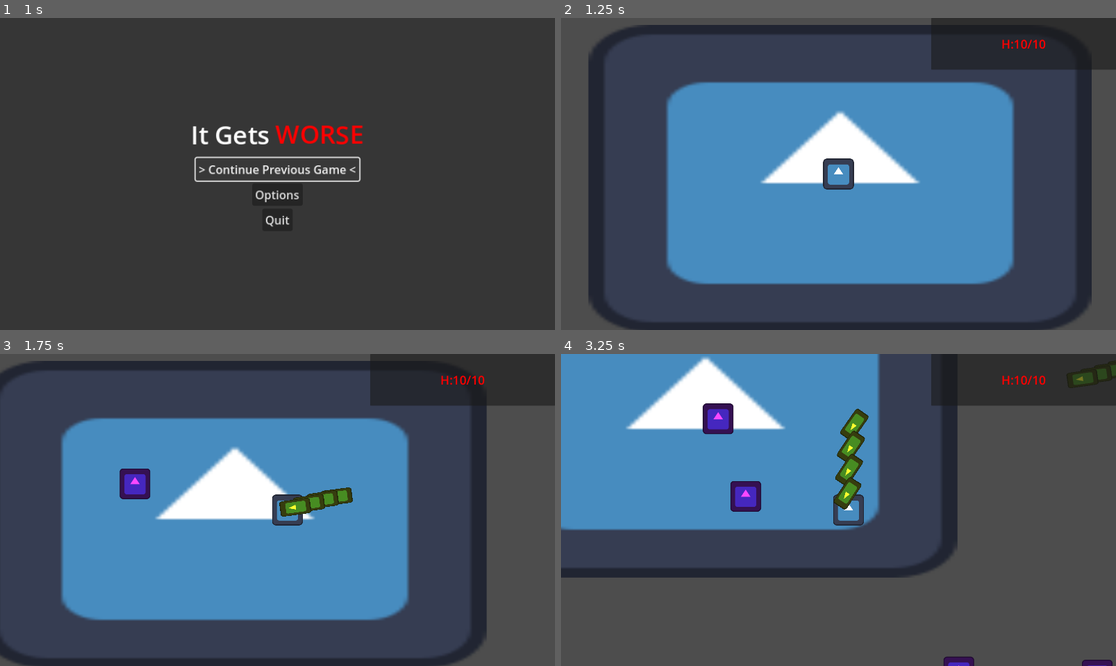
Above: before the commit, frames 1-4 (two rows, left to right).
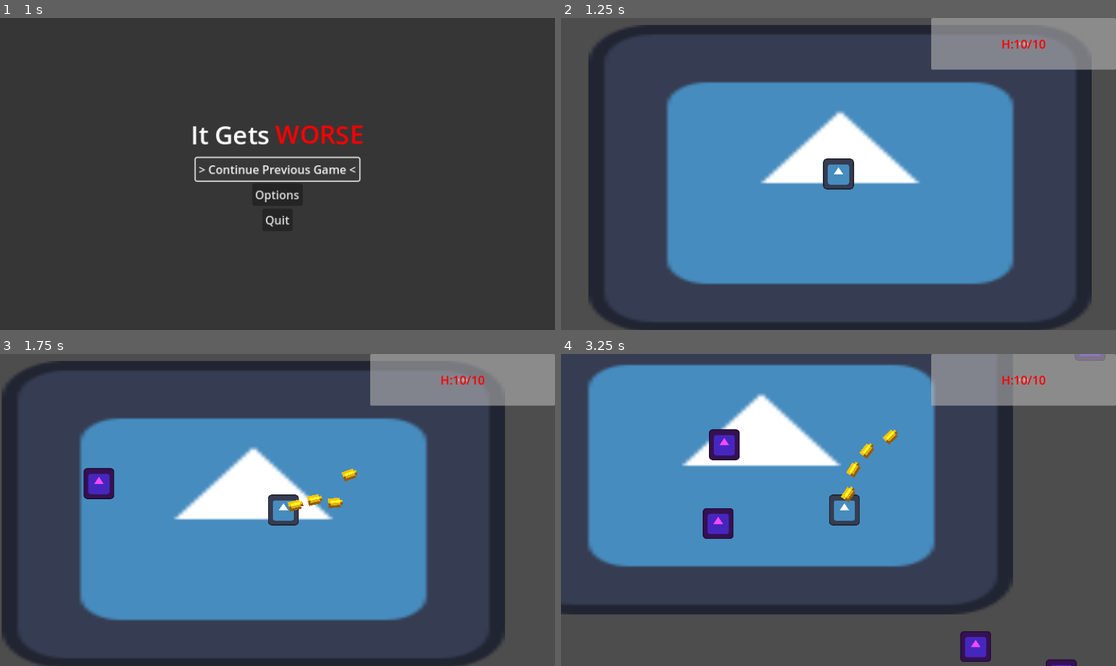
Above: after the commit, the same moments.

Repository: PixelSaver/it-gets-worse
Game: Godot game, scene res://UI/main_menu.tscn
The game is run twice, just before and just after one commit, with the same random seed, the same clock (stepped at 60 frames per second) and the same inputs. The engine's default icon, where the game draws it, is replaced by a stand-in: a white triangle on a blue panel in a dark square.
Inputs (mouse positions are in pixels of both pictures, inside the frame that each line leads up to):
- Up to frame 1 (1 s): click "> Continue Previous Game <" at 0.5 s
- Up to frame 2 (1.25 s): no input
- Up to frame 3 (1.75 s): tap Enter at 1.25 s; move the mouse to (399, 494) at 1.27 s; press the mouse at (399, 494) at 1.28 s; hold D (right) from 1.28 s (still down)
- Up to frame 4 (3.25 s): move the mouse to (727, 525) at 2.02 s; release D (right) at 2.03 s; release the mouse at (727, 525) at 2.03 s; hold S (down) 2.03-2.78 s; click (727, 525) at 2.1 s; move the mouse to (894, 441) at 2.77 s; press the mouse at (894, 441) at 2.78 s; hold D (right) from 2.78 s (still down)

Frame 1 is identical in both runs. In frame 2, 5.5% of the frame differs, in the area x 66-100%, y 0-17%; in frame 3, 22%; in frame 4, 41%, in the area x 0-100%, y 0-100%.

Commit message:
gave player acceleration based movement

Diff:
--- a/Scenes/bullet.tscn
+++ b/Scenes/bullet.tscn
@@ -1,11 +1,10 @@
 [gd_scene load_steps=4 format=3 uid="uid://5gsaf116psh6"]
 
 [ext_resource type="Script" uid="uid://cb6d0qpiftaia" path="res://Scripts/bullet.gd" id="1_oduel"]
-[ext_resource type="Texture2D" uid="uid://h5tjeu41up4j" path="res://Assets/icon.svg" id="2_ycag2"]
+[ext_resource type="Texture2D" uid="uid://crrmfqyto61s7" path="res://Assets/bullet/4x6bulletyellow.png" id="2_oduel"]
 
-[sub_resource type="CapsuleShape2D" id="CapsuleShape2D_oduel"]
-radius = 30.0
-height = 130.0
+[sub_resource type="RectangleShape2D" id="RectangleShape2D_ycag2"]
+size = Vector2(39.9998, 60.0001)
 
 [node name="Bullet" type="Area2D"]
 collision_layer = 0
@@ -14,13 +13,13 @@
 
 [node name="Sprite2D" type="Sprite2D" parent="."]
 modulate = Color(1, 1, 0.180392, 1)
-rotation = -1.5708
-scale = Vector2(0.5, 1)
-texture = ExtResource("2_ycag2")
+texture_filter = 1
+scale = Vector2(10, 10)
+texture = ExtResource("2_oduel")
 
 [node name="CollisionShape2D" type="CollisionShape2D" parent="."]
 rotation = -1.5708
-shape = SubResource("CapsuleShape2D_oduel")
+shape = SubResource("RectangleShape2D_ycag2")
 
 [connection signal="area_entered" from="." to="." method="_on_area_entered"]
 [connection signal="body_entered" from="." to="." method="_on_body_entered"]
--- a/Scenes/main.tscn
+++ b/Scenes/main.tscn
@@ -63,7 +63,7 @@
 collision_layer = 3
 collision_mask = 3
 health_component = NodePath("../HealthComponent")
-invulnerability_timer = 0.5
+invulnerability_timer = 2.0
 
 [node name="CollisionShape2D" type="CollisionShape2D" parent="Player/HitboxComponent"]
 shape = SubResource("CircleShape2D_ynf5e")
@@ -158,9 +158,13 @@
 size_flags_horizontal = 3
 size_flags_stretch_ratio = 2.0
 
-[node name="Panel" type="Panel" parent="UI/Control/HUD/HBoxContainer"]
+[node name="Panel" type="ProgressBar" parent="UI/Control/HUD/HBoxContainer"]
 layout_mode = 2
 size_flags_horizontal = 3
+size_flags_vertical = 1
+max_value = 10.0
+step = 1.0
+value = 10.0
 
 [node name="RichTextLabel" type="RichTextLabel" parent="UI/Control/HUD/HBoxContainer/Panel"]
 layout_mode = 1
@@ -186,7 +190,9 @@
 size_flags_vertical = 3
 
 [node name="DeathMenu" parent="UI" instance=ExtResource("9_ynf5e")]
+visible = false
 
 [node name="PauseMenu" parent="UI" instance=ExtResource("10_hptm8")]
+visible = false
 
 [connection signal="health_changed" from="Player/HealthComponent" to="UI" method="_on_health_component_health_changed"]
--- a/Scripts/Components/HitboxComponent.gd
+++ b/Scripts/Components/HitboxComponent.gd
@@ -7,19 +7,11 @@
 
 func damage(attack: Attack):
 	#TODO Fix player getting stuck but not getting attacked... refresh areas?
-	if invulnerable: return
 
-	if health_component:
+	if health_component and not invulnerable:
 		health_component.damage(attack)
-
+		invulnerable = true
 		if get_parent() is Player:
 			get_parent().velocity = (global_position - attack.atk_pos) * attack.knockback_str
-			await get_tree().create_timer(.2).timeout
-			# get_parent().velocity = (global_position - attack.atk_pos) * attack.knockback_str / 2
-		if invulnerability_timer > 0.0:
-			invulnerable = true
-			await get_tree().create_timer(invulnerability_timer).timeout
-			invulnerable = false
-func _process(delta: float) -> void:
-	if invulnerable:
-		print("invulnerable")
+		await get_tree().create_timer(invulnerability_timer).timeout
+		invulnerable = false
--- a/Scripts/enemy.gd
+++ b/Scripts/enemy.gd
@@ -19,7 +19,7 @@
 	var attack = Attack.new()
 	attack.atk_str = 1
 	attack.atk_pos = global_position
-	attack.knockback_str = 30
+	attack.knockback_str = 10
 	return attack
 
 func _on_hitbox_component_area_entered(area: Area2D) -> void:
--- a/Scripts/gun.gd
+++ b/Scripts/gun.gd
@@ -2,6 +2,8 @@
 class_name Gun
 
 @onready var bullet_scene = preload("res://Scenes/bullet.tscn")
+var spread : float = .3
+var recoil_str : float = 100
 var cooldown = .1
 var timer = 1000000
 
@@ -12,10 +14,13 @@
 	if timer < cooldown: return false
 
 	var curr_bullet : Bullet = bullet_scene.instantiate()
+	dir = (dir + Vector2.from_angle(randfn(dir.angle(), spread))).normalized()
 	curr_bullet.init(dir)
 	curr_bullet.bullet_speed = 1000
 	curr_bullet.global_position = self.global_position
 	Global.bullet_cont.add_child(curr_bullet)
+
+	get_parent().add_impulse((dir - global_position).normalized() * recoil_str )
 
 	for strategy in Global.player.bullet_upgrades:
 		strategy.apply_upgrade(curr_bullet)
--- a/Scripts/player.gd
+++ b/Scripts/player.gd
@@ -4,7 +4,10 @@
 # Components
 @onready var health_component : HealthComponent = $HealthComponent
 @onready var hitbox_component : HitboxComponent = $HitboxComponent
-var player_speed = 500
+var player_speed = 300
+var acceleration = 5000
+var friction : float = 400
+var force := Vector2.ZERO  # Accumulated forces
 # Gun stuff
 @onready var gun : Gun = $Gun
 var player_mag_size
@@ -12,10 +15,13 @@
 var gun_automatic : bool = true
 var bullet_upgrades : Array[BaseBulletStrategy] = []
 
+
+# Called by other nodes to add a force
+func apply_force(f: Vector2) -> void:
+	force += f
+
 func _ready():
 	Global.player = self
-
-
 
 func _physics_process(delta: float) -> void:
 	if Input.is_action_pressed("left_click") and gun_automatic:
@@ -33,12 +39,13 @@
 
 
 	var direction := Input.get_vector("left", "right", "up", "down")
-	if direction:
-		velocity = direction * player_speed
-	else:
-		velocity= Vector2(move_toward(velocity.x, 0, player_speed), move_toward(velocity.y, 0, player_speed))
+	# Apply input as acceleration
+	var target_velocity = direction.normalized() * player_speed
+	velocity += get_impulse(velocity, target_velocity,acceleration, delta)
+	#velocity *= axis_multiplier_resource.value
+	move_and_slide()
+	#velocity *= axis_compensation
 
-	move_and_slide()
 	#for i in get_slide_collision_count():
 		#var collision = get_slide_collision(i)
 		#var collider = collision.get_collider()
@@ -47,5 +54,20 @@
 			#collider.apply_central_impulse(-collision.get_normal() * 3)
 			#self.damage_player(collider.get_atk())
 
+# Impulse functions from https://github.com/nezvers/Godot-GameTemplate/
+## Adds an impulse to velocity, like a kickback
+func add_impulse(impulse:Vector2)->void:
+	velocity += impulse
+
+## Calculate impulse Vector2 for delta time amount
+func get_impulse(current_velocity:Vector2, target_velocity:Vector2, acceleration:float, delta:float)->Vector2:
+	var _direction:Vector2 = target_velocity - current_velocity
+	var _distance:float = _direction.length()
+	acceleration = delta * acceleration
+	var _ratio:float = 0
+	if _distance > 0.0:
+		_ratio = min(acceleration / _distance, 1.0)
+	return (_direction * _ratio)
+
 func kill():
 	Global.ui.death_menu.open()
--- a/Scripts/ui.gd
+++ b/Scripts/ui.gd
@@ -3,6 +3,7 @@
 
 @onready var hud = $Control/HUD as Control
 @onready var hud_text = hud.get_node(^"HBoxContainer/Panel/RichTextLabel") as RichTextLabel
+@onready var hud_health_bar = hud.get_node(^"HBoxContainer/Panel") as ProgressBar
 @onready var upgrade_panel = $Control/UpgradePanel
 @onready var death_menu = $DeathMenu as DeathMenu
 var ui : UI
@@ -16,6 +17,8 @@
 func _on_health_component_health_changed(new_health: float, max_health:float) -> void:
 	hud_text.text = ""
 	hud_text.append_text("[color=red][font_size=50]H:" + str(int(new_health)) + "/" + str(int(max_health)))
+	hud_health_bar.value = new_health
+	hud_health_bar.max_value = max_health
 
 func _unhandled_input(event: InputEvent) -> void:
 	if event.is_action_pressed("escape"):
Not shown, added: Assets/bullet/4x6bulletyellow.png.import
Not shown, added: Assets/flame/death/flame death spritesheet.png.import
Not shown, added: Assets/flame/idle/flame idle spritesheet.png.import
